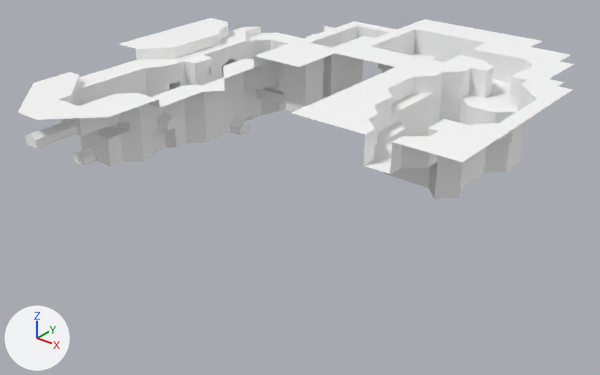
What one commit did to the glTF model Models/level-6.glb.
Before and after are seen from a 50 mm camera at (148.1, -103.4, 70.1) aimed at (44.1, 26.6, -10.5). The axes (+X, +Y, +Z) are drawn at lower left. The lights are the same throughout. The picture after the commit comes second. Vertices at exactly the same position are counted once.

Names of what the first picture shows: 'level-6'.
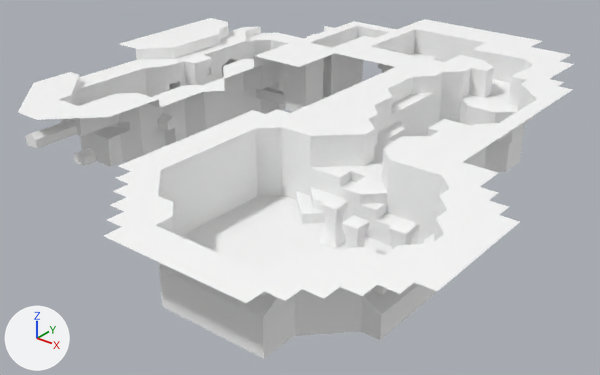
Commit message: working on level 6

Changed parts and their boxes [x1, y1, x2, y2] in the pictures (600 x 375 px):
'level-6', reshaped (88% taller): before [18, 18, 573, 199]; after [18, 18, 573, 359]
part 1 of me_level_6, added: after [104, 109, 520, 359]

The change in detail:
me_level_6 is used by ob_level_6; location (0.0, 0.0, 0.0).
me_level_6 had 1728 vertices, 3274 faces and spanned x -24.5..87.5, y -10.5..98.0, z -12.0..11.0.
me_level_6 now has 2416 vertices, 4612 faces and spans x -24.5..105.0, y -38.5..98.0, z -12.0..11.0.
me_level_6 part 1: 688 vertices added at x 42.0..105.0, y -38.5..17.5, z -3.5..11.0.
